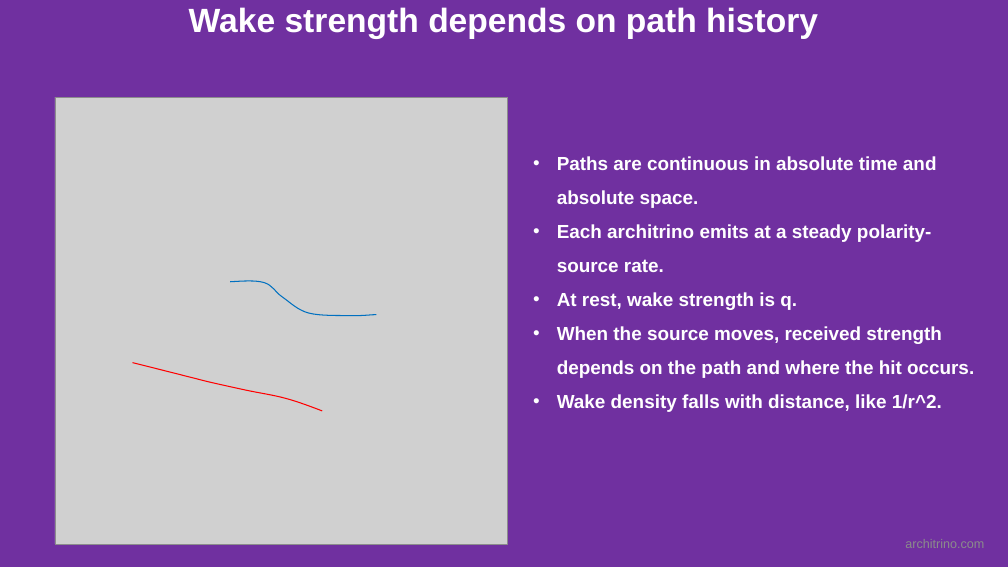
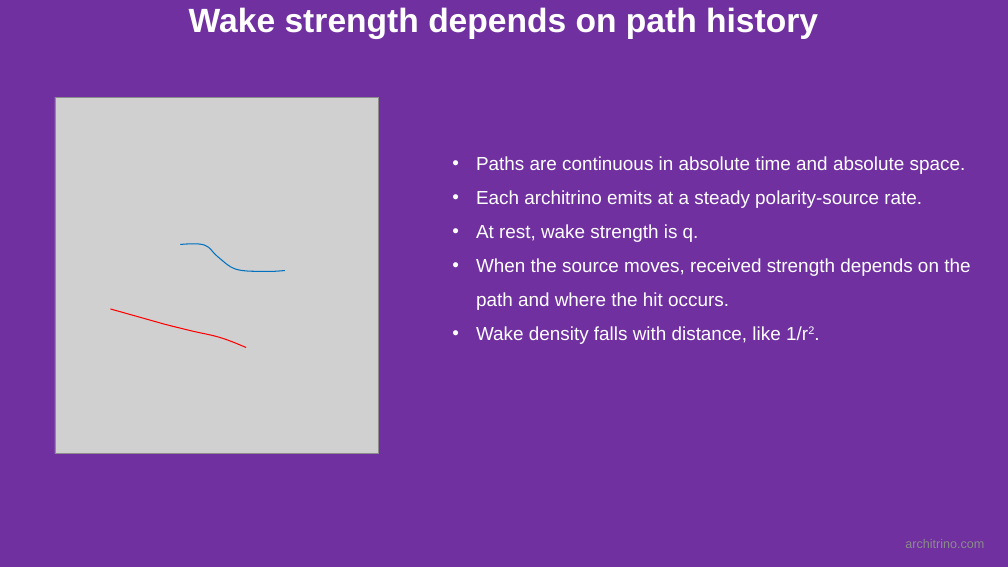
Before and after one commit to jmarkmorris/architrino, a slide deck: slide 8 of reference/archie/presentations/NPQG Fundamentals - Paths.pptx. Drawn at 1008x567 pixels with LibreOffice and Linux fonts; fonts in the diff are those of the drawing; grey boxes stand for pictures. Boxes give left, top, right and bottom in pixels: in the first picture for what was removed or moved away, otherwise in the second. Text is boxed around its words. In the diff, an @@ line names an element or a change of style, - is before the commit and + after.

```diff
--- a/reference/archie/presentations/NPQG Fundamentals - Paths.pptx
+++ b/reference/archie/presentations/NPQG Fundamentals - Paths.pptx
@@ picture: place and size @@
-picture at [55, 97, 508, 544]
+picture at [55, 97, 379, 454]
@@ text "Paths are continuous in absolute ...": place and size @@
-text "Paths are continuous in absolute ..." at [557, 156, 974, 412]
+text "Paths are continuous in absolute ..." at [476, 156, 970, 344]
@@ text at [476, 156, 970, 310]: bold off in "Paths are continuous in absolute time and ...", "Each architrino emits at a steady polarity-source ...", "At rest, wake strength is q.", "When the source moves, received strength depends ..." @@
@@ freeform shape: place and size @@
-freeform shape at [230, 281, 376, 316]
+freeform shape at [180, 243, 284, 271]
@@ freeform shape: place and size @@
-freeform shape at [132, 363, 322, 411]
+freeform shape at [110, 309, 247, 348]
@@ text at [476, 326, 808, 344]: text changed; bold off @@
-• Wake density falls with distance, like 1/r^2.
+• Wake density falls with distance, like 1/r2.
```
Also in this commit, not shown: 6 other slides changed, 3 other files.
